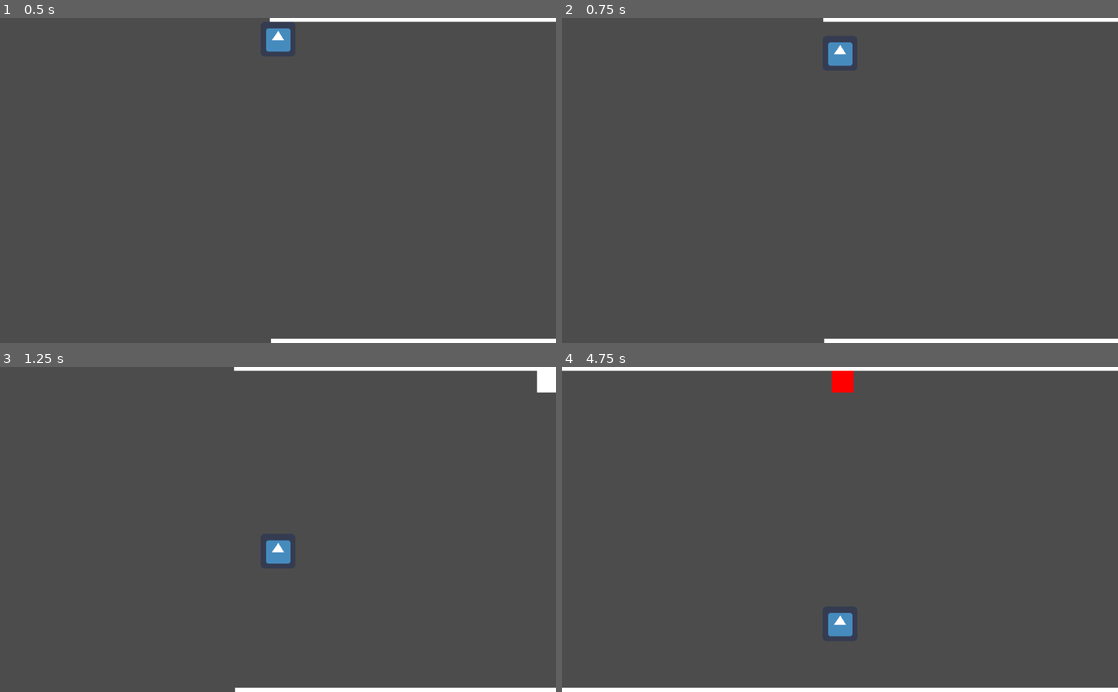
Above: before the commit, frames 1-4 (two rows, left to right).
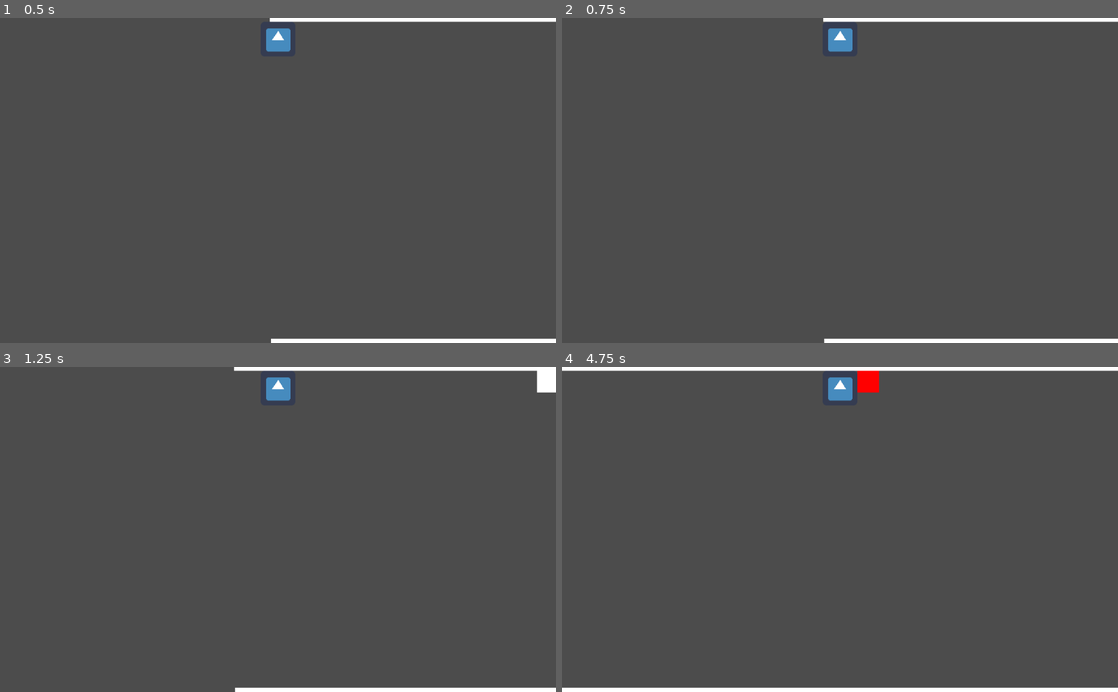
Above: after the commit, the same moments.

Repository: AlBlinder/joc
Game: Godot game, scene res://Node2D.tscn
Same seed, same stepped clock (60 frames per second), same inputs: the game is played once before the commit and once after it. The engine's default icon, where the game draws it, is replaced by a stand-in: a white triangle on a blue panel in a dark square.
Inputs:
- Up to frame 1 (0.5 s): no input
- Up to frame 2 (0.75 s): hold Down (ves_baix) from 0.53 s (still down)
- Up to frame 3 (1.25 s): keep holding Down (ves_baix); tap Up (ves_dalt) at 0.8 s
- Up to frame 4 (4.75 s): release Down (ves_baix) at 1.28 s; tap Up (ves_dalt) at 1.35, 3.8, 4.35 s; tap Right (ves_dreta) at 1.55, 2.1, 4.55 s; tap Left (ves_esquerra) at 2.3, 2.85 s; tap Down (ves_baix) at 3.05 s; hold Down (ves_baix) 3.53-4.28 s

Frame 1 is identical in both runs. In frame 2, 0.4% of the frame differs, in the area x 47-53%, y 3-15%; in frame 3, 0.6%; in frame 4, 1.0%, in the area x 47-58%, y 1-83%.

Commit message:
Prova (gravetat)
Això només és una prova (canviada la direcció de la gravetat).

Diff:
--- a/KinematicBody2D.gd
+++ b/KinematicBody2D.gd
@@ -4,7 +4,7 @@
 var velocitat := 500
 var moviment := Vector2.ZERO
 var gravetat := Vector2.UP * 3000
-var salt := Vector2.DOWN * 70
+var salt := Vector2.UP * 70
 var dreta := Vector2.RIGHT * 100
 # Called when the node enters the scene tree for the first time.
 func _ready():
@@ -15,7 +15,7 @@
 func _process(delta):
 	moviment += gravetat * delta
 #	moviment.x = Input.get_axis("ves_esquerra", "ves_dreta") * velocitat
-	if Input.is_action_pressed("ves_baix"):
+	if Input.is_action_pressed("ves_dalt"):
 		moviment += salt
 
 	moviment = move_and_slide(moviment + dreta * delta, Vector2(0,-1))
